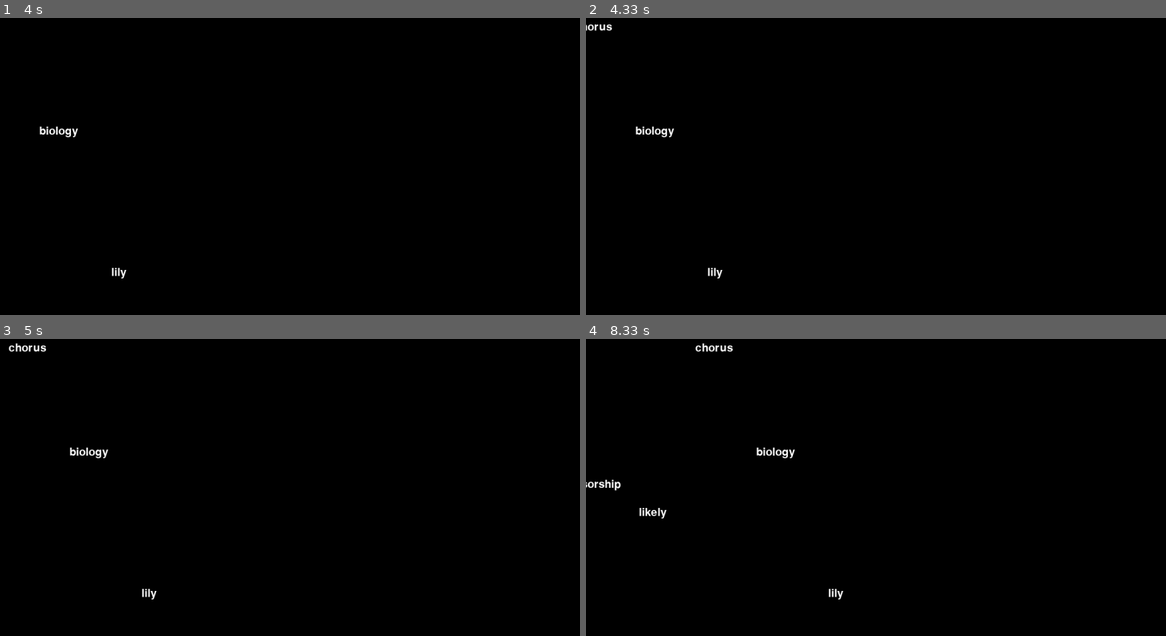
Above: before the commit, frames 1-4 (two rows, left to right).
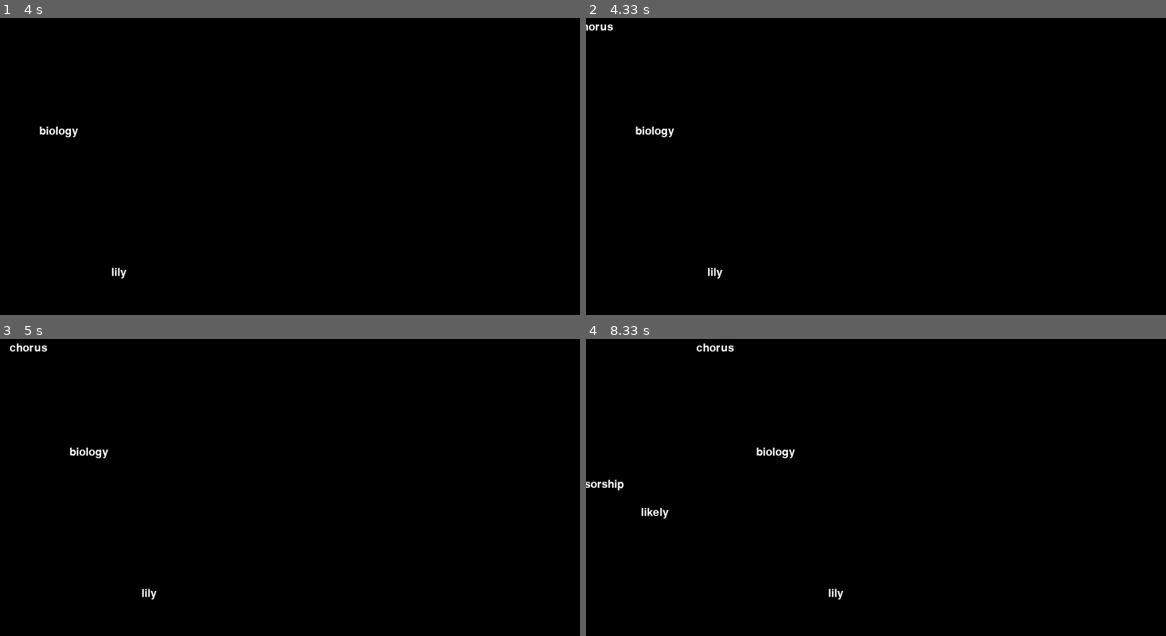
Above: after the commit, the same moments.

Repository: Qazzquimby/Speed-Typing-Game
Game: pygame game, started from main.py
Same seed, same stepped clock (60 frames per second), same inputs: the game is played once before the commit and once after it.
Inputs:
- Up to frame 1 (4 s): type "ann" at 0.33 s; tap Enter at 0.67 s
- Up to frame 2 (4.33 s): no input
- Up to frame 3 (5 s): no input
- Up to frame 4 (8.33 s): no input

Frame 1 is identical in both runs. In frame 2, less than 0.1% of the frame differs, in the area x 0-5%, y 2-5%; in frame 3, 0.1%; in frame 4, 0.4%, in the area x 0-26%, y 1-61%.

Commit message:
main turns into a class 'Game', modification of the main loop so it runs from different smaller functios

Diff:
--- a/main.py
+++ b/main.py
@@ -1,59 +1,79 @@
 import pygame
-import pygame_textinput
 
 import UI
 import word_generator
+import pygame_textinput
 
 
-def main():
-    screen = UI.Screen()
-    screen.setup()
+class Game:
 
-    text_input = pygame_textinput.TextInput()
-    text_input.set_text_color(screen.color_white)
-    text_input.set_cursor_color(screen.color_white)
+    def __init__(self):
+        self.screen = UI.Screen()
+        self.text_input = pygame_textinput.TextInput()
+        self.active_words = []
+        self.running_frame = 0
 
-    active_words = [word_generator.Word(screen)]
+    def setup_game(self):
+        self.screen.setup()
+        self.text_input.set_text_color(self.screen.color_white)
+        self.text_input.set_cursor_color(self.screen.color_white)
 
-    running = True
-    running_frame = 0
-    while running:
-        screen.screen.fill(screen.color_black)
+    def run_game(self):
+        running = True
+        while running:
+            self.add_word_to_active_words()
 
-        if running_frame == 60:
-            active_words.append(word_generator.Word(screen))
-            running_frame = 0
-        else:
-            running_frame = running_frame + 1
+            self.draw_screen()
 
-        for i in active_words:
-            screen.screen.blit(i.get_text(), i.get_text_rect())
-        screen.screen.blit(text_input.get_surface(), (1100, 680))
+            events = pygame.event.get()
+            self.handle_events(events)
 
-        events = pygame.event.get()
+            self.check_if_loss()
+
+            self.screen.clock.tick(30)
+            pygame.display.update()
+
+    def add_word_to_active_words(self):
+        if self.running_frame % 60 == 0:
+            self.active_words.append(word_generator.Word(self.screen))
+        self.running_frame += 1
+
+    def draw_screen(self):
+        self.screen.screen.fill(self.screen.color_black)
+
+        for active_word in self.active_words:
+            self.screen.screen.blit(active_word.get_text(), active_word.get_text_rect())
+            active_word.textRect = active_word.textRect.move(self.screen.speed)
+        self.screen.screen.blit(self.text_input.get_surface(), (1100, 680))
+
+    def handle_events(self, events):
         for event in events:
             if event.type == pygame.QUIT:
                 pygame.quit()
                 quit()
 
-        if text_input.update(events):
-            for i in active_words:
-                if i.get_name() == text_input.get_text():
-                    active_words.remove(i)
-                    del i
+        if self.text_input.update(events):
+            for active_word in self.active_words:
+                if active_word.get_name() == self.text_input.get_text():
+                    self.active_words.remove(active_word)
+                    del active_word
                     break
-            text_input.clear_text()
+            self.text_input.clear_text()
 
-        for i in active_words:
-            i.textRect = i.textRect.move(screen.speed)
-            if i.textRect[0] >= 1280:
+    def check_if_loss(self):
+        for active_word in self.active_words:
+            if active_word.textRect[0] >= 1280:
                 print("Sorry you lost")
                 pygame.quit()
                 quit()
 
-        screen.clock.tick(30)
-        pygame.display.update()
+
+def main():
+    pygame.init()
+    game = Game()
+    game.setup_game()
+    game.run_game()
 
 
-pygame.init()
-main()
+if __name__ == '__main__':
+    main()
